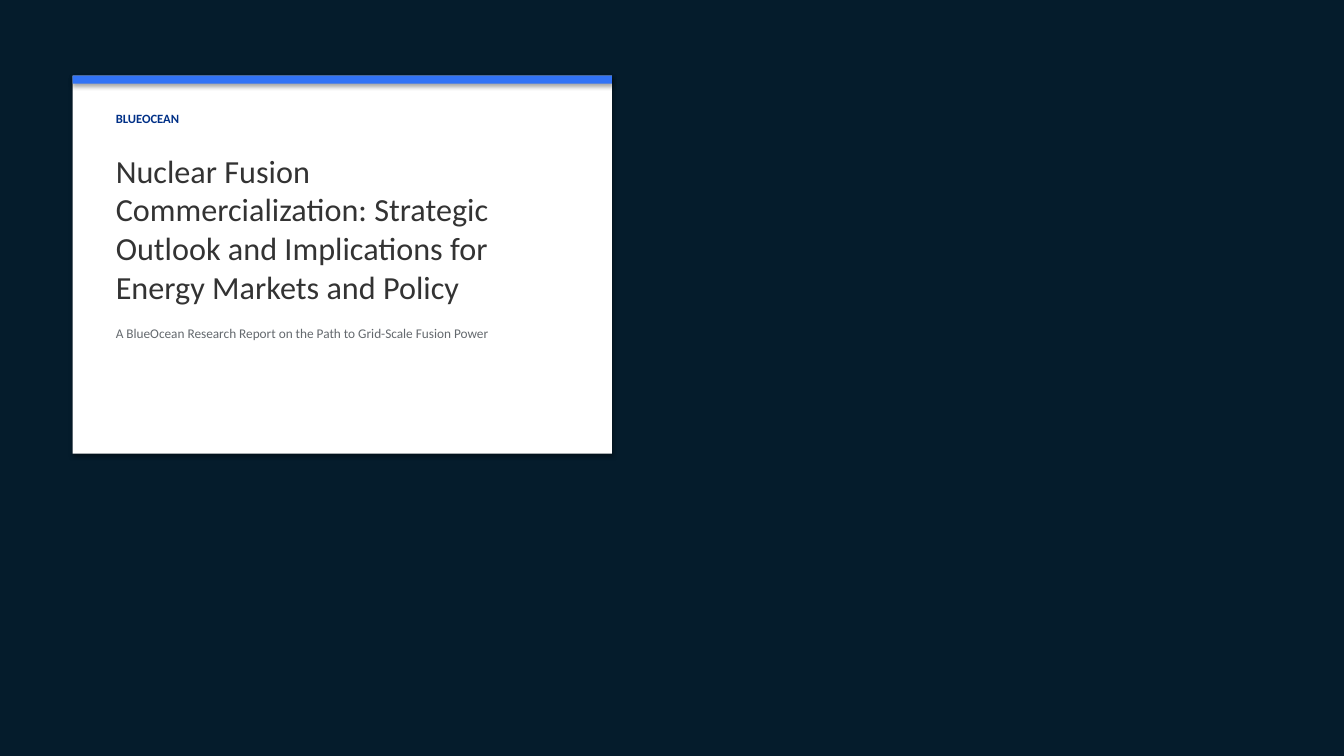
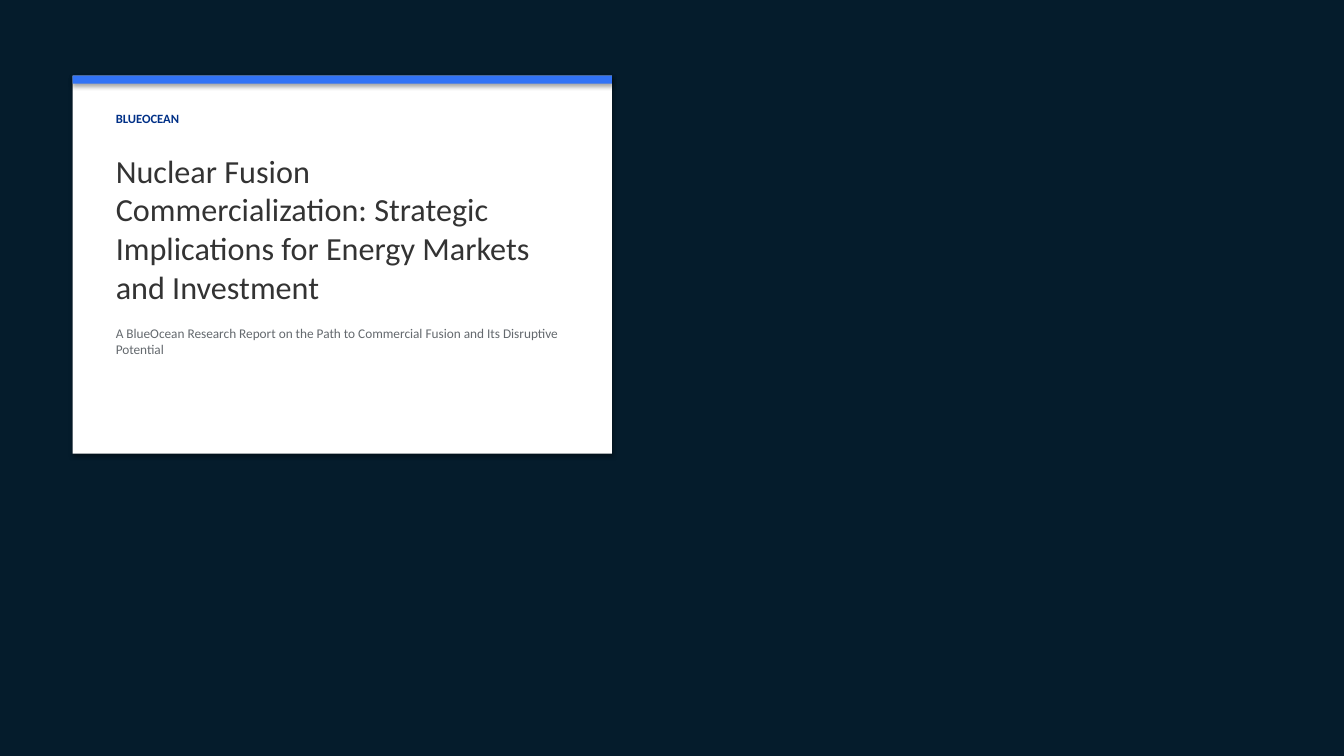
Before and after one commit to yt-feng/gen_rpt, a slide deck: slide 1 of reports/2026-05-14-nuclear-fusion-commercialization-outlook-and-strategic-impli/report.pptx. Drawn at 1344x756 pixels with LibreOffice and Linux fonts; fonts in the diff are those of the drawing; background and template pictures are left out. Boxes give left, top, right and bottom in pixels: in the first picture for what was removed or moved away, otherwise in the second. Text is boxed around its words. In the diff, an @@ line names an element or a change of style, - is before the commit and + after.

```diff
--- a/reports/2026-05-14-nuclear-fusion-commercialization-outlook-and-strategic-impli/report.pptx
+++ b/reports/2026-05-14-nuclear-fusion-commercialization-outlook-and-strategic-impli/report.pptx
@@ text at (116, 160, 558, 354): text changed @@
-Nuclear Fusion Commercialization: Strategic Outlook and Implications for Energy Markets and Policy
-A BlueOcean Research Report on the Path to Grid-Scale Fusion Power
+Nuclear Fusion Commercialization: Strategic Implications for Energy Markets and Investment
+A BlueOcean Research Report on the Path to Commercial Fusion and Its Disruptive Potential
```
Also in this commit, not shown: 3 other slides changed, 7 slides added, 7 slides removed, 47 other files.
